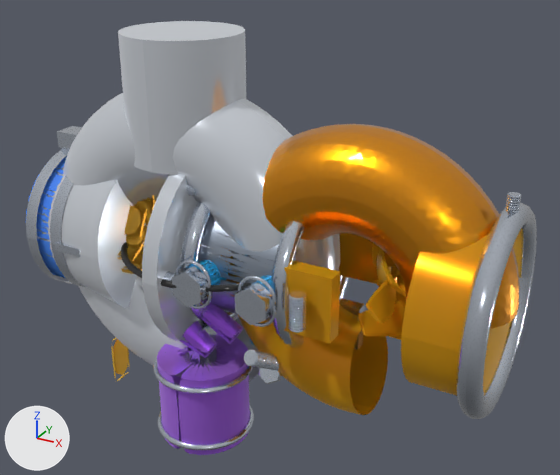
The glTF model public/models/forced_induction/turbo_single.glb as it was, and as the next commit left it.
Rendered twice from a camera (50 mm lens) standing at (0.334, -0.488, 0.242) and looking at (0.08, -0.028, 0.011). The axes (+X, +Y, +Z) are drawn at lower left. The lights are the same throughout. The first picture is the older version. Where no turn or scale is listed for an object, it has been applied to the vertices.

The older version as bpy lines, for what is in view:
```python
ob_adjustable_wastegate_linkage_rod = bpy.data.objects.new('Adjustable_Wastegate_Linkage_Rod', me_mesh_89)
ob_adjustable_wastegate_linkage_rod.location = (0.0987, -0.0587, -0.0747)
ob_an10_turbo_oil_drain_fitting = bpy.data.objects.new('AN10_Turbo_Oil_Drain_Fitting', me_mesh_47)
ob_an10_turbo_oil_drain_fitting.location = (0.08, -0.04, -0.0545)
ob_an4_hex_nut_body = bpy.data.objects.new('AN4_Hex_Nut_Body', me_mesh_46)
ob_an4_hex_nut_body.location = (0.08, -0.04, 0.0638)
ob_anti_surge_ported_air_inlet_snout = bpy.data.objects.new('Anti_Surge_Ported_Air_Inlet_Snout', me_mesh_1)
ob_anti_surge_ported_air_inlet_snout.location = (-0.0647, -0.04, 0.0)
ob_backplate_viton_o_ring = bpy.data.objects.new('Backplate_Viton_O_Ring', me_mesh_37)
ob_backplate_viton_o_ring.location = (0.0349, -0.04, 0.0)
ob_chra_bearing_center_housing = bpy.data.objects.new('CHRA_Bearing_Center_Housing', me_mesh_44)
ob_chra_bearing_center_housing.location = (0.08, -0.04, 0.0)
ob_divided_twinscroll_turbine_volute = bpy.data.objects.new('Divided_TwinScroll_Turbine_Volute', me_mesh_63)
ob_divided_twinscroll_turbine_volute.location = (0.15, -0.04, 0.0)
ob_inconel_foil_turbine_thermal_blanket = bpy.data.objects.new('Inconel_Foil_Turbine_Thermal_Blanket', me_mesh_64)
ob_inconel_foil_turbine_thermal_blanket.location = (0.15, -0.04, 0.0)
ob_silicone_inlet_coupler_boot = bpy.data.objects.new('Silicone_Inlet_Coupler_Boot', me_mesh_2)
ob_silicone_inlet_coupler_boot.location = (-0.0865, -0.04, 0.0)
# also in view: 'DualPort_Wastegate_Canister' at (0.037, -0.079, -0.082)
```
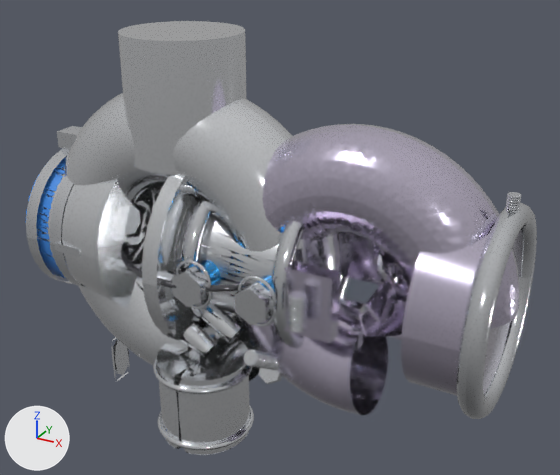
Where the change shows, as pixel boxes [x1, y1, x2, y2] in the pictures (560 x 475 px):
'Anti_Surge_Ported_Air_Inlet_Snout', recoloured: [37, 21, 340, 381] in both
'Inconel_Foil_Turbine_Thermal_Blanket', recoloured, surface changed (orange to pale blue): [220, 124, 520, 329] in both
'Divided_TwinScroll_Turbine_Volute', recoloured, surface changed (orange to pale blue): [237, 232, 522, 415] in both
'DualPort_Wastegate_Canister', recoloured (purple to white): [157, 300, 250, 455] in both
'CHRA_Bearing_Center_Housing', recoloured (lighter): [199, 216, 340, 321] in both
'AN4_Hex_Nut_Body', recoloured (orange to white): [111, 195, 157, 381] in both
'Silicone_Inlet_Coupler_Boot', surface changed: [36, 156, 67, 278] in both
'Backplate_Viton_O_Ring', recoloured: [121, 242, 251, 292] in both
'AN10_Turbo_Oil_Drain_Fitting', surface changed: [195, 258, 272, 346] in both

The change, as a diff of the scene's bpy script:
```diff
--- a/public/models/forced_induction/turbo_single.glb.py
+++ b/public/models/forced_induction/turbo_single.glb.py
@@ mat_apex_cobalt_blue_anodized @@
 mat_apex_cobalt_blue_anodized.sheen_roughness = 1.0
-mat_apex_cobalt_blue_anodized.sheen_tint = (0.0395, 0.509, 0.939)  # blue #38bdf8
@@ mat_high_pressure_blue_silicone @@
 mat_high_pressure_blue_silicone.sheen_roughness = 1.0
-mat_high_pressure_blue_silicone.sheen_tint = (0.117, 0.376, 0.956)  # blue #60a5fa
@@ mat_inconel_625_heat_tinted_gold @@
 mat_inconel_625_heat_tinted_gold = principled_material('Inconel_625_Heat_Tinted_Gold')
-mat_inconel_625_heat_tinted_gold.base_color = (0.694, 0.184, 0.00182)  # orange #d97706
+mat_inconel_625_heat_tinted_gold.base_color = (0.68, 0.62, 0.78)  # pale blue #d7cee5
 mat_inconel_625_heat_tinted_gold.metallic = 0.92
-mat_inconel_625_heat_tinted_gold.roughness = 0.24
+mat_inconel_625_heat_tinted_gold.roughness = 0.16
 mat_inconel_625_heat_tinted_gold.coat_weight = 0.4
 mat_inconel_625_heat_tinted_gold.coat_roughness = 0.08
-mat_inconel_625_heat_tinted_gold.sheen_weight = 1.0
-mat_inconel_625_heat_tinted_gold.sheen_roughness = 1.0
-mat_inconel_625_heat_tinted_gold.sheen_tint = (0.965, 0.521, 0.0176)  # yellow #fbbf24
@@ me_mesh_46 @@
 me_mesh_46.from_pydata(...)  # 2992 vertices, 3460 faces; spans x -0.141..0.011, y -0.046..0.045, z -0.216..0.005
-me_mesh_46.materials.append(mat_billet_gold_anodized)  # orange #f0a028
+me_mesh_46.materials.append(mat_pbr_cnc_milled_deck)  # white #f3f6f9
@@ me_mesh_44 @@
 me_mesh_44.from_pydata(...)  # 3618 vertices, 5184 faces; spans x -0.0358..0.0358, y -0.0466..0.0467, z -0.0467..0.0467
-me_mesh_44.materials.append(mat_cast_magnesium_aluminum)  # grey #9aa4b2
+me_mesh_44.materials.append(mat_pbr_sandcast_aluminum_a356)  # light grey #dddfe3
@@ me_mesh_1 @@
 me_mesh_1.from_pydata(...)  # 2131 vertices, 4064 faces; spans x -0.047..0.196, y -0.078..0.078, z -0.121..0.157
-me_mesh_1.materials.append(mat_machined_billet_surface)  # white #e2e8f0
+me_mesh_1.materials.append(mat_pbr_cnc_milled_deck)  # white #f3f6f9
@@ me_mesh_37 @@
 me_mesh_37.from_pydata(...)  # 8006 vertices, 14710 faces; spans x -0.0735..0.0735, y -0.0735..0.0738, z -0.0023..0.0023
-me_mesh_37.materials.append(mat_fluorocarbon_viton_o_ring)  # black #0a0a0a
+me_mesh_37.materials.append(mat_autoclaved_2x2_twill_dry_carbon)  # dark grey #3f3f45
@@ me_mesh_83 @@
 me_mesh_83.from_pydata(...)  # 3725 vertices, 6133 faces; spans x -0.0452..0.0342, y -0.0342..0.0342, z -0.0327..0.0806
-me_mesh_83.materials.append(mat_anodized_billet_purple)  # purple #9333ea
+me_mesh_83.materials.append(mat_pbr_cnc_milled_deck)  # white #f3f6f9
@@ me_mesh_64 @@
 me_mesh_64.from_pydata(...)  # 4433 vertices, 8640 faces; spans x -0.108..0.108, y -0.036..0.036, z -0.033..0.108
-me_mesh_64.materials.append(mat_embossed_inconel_foil_thermal_blanket)  # orange #f59e0b
+me_mesh_64.materials.append(mat_inconel_625_heat_tinted_gold)  # pale blue #d7cee5
```
